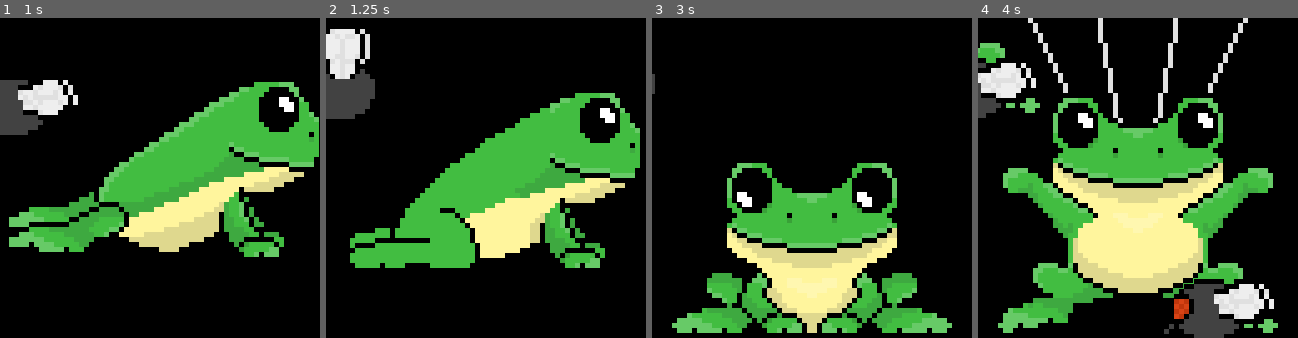
Above: before the commit, frames 1-4 (left to right).
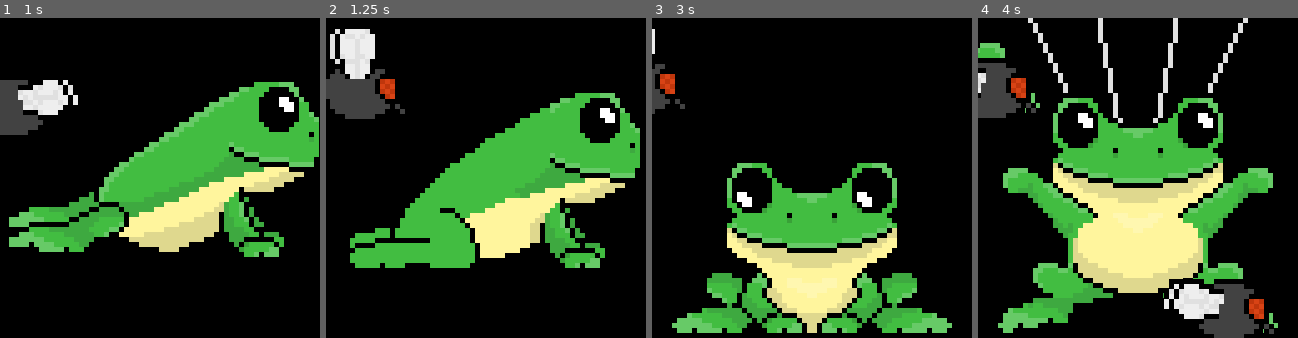
Above: after the commit, the same moments.

Repository: k4444th/Desktop-Frog
Game: Godot game, scene res://scenes/main.tscn
Same seed, same stepped clock (60 frames per second), same inputs: the game is played once before the commit and once after it.
Inputs (mouse positions are in pixels of both pictures, inside the frame that each line leads up to):
- Up to frame 1 (1 s): move the mouse to (230, 162) at 0.52 s; click (230, 162) at 0.67 s
- Up to frame 2 (1.25 s): no input
- Up to frame 3 (3 s): drag from (748, 194) to (796, 242) at 1.27 s; move the mouse to (844, 107) at 2.02 s; click (844, 107) at 2.17 s; drag from (796, 242) to (716, 130) at 2.77 s
- Up to frame 4 (4 s): move the mouse to (1234, 226) at 3.52 s; click (1234, 226) at 3.67 s

Frame 1 is identical in both runs. In frame 2, 2.1% of the frame differs, in the area x 0-25%, y 3-32%; in frame 3, 0.7%; in frame 4, 6.2%, in the area x 0-93%, y 12-100%.

Commit message:
Flip fly depending on movement direction

Diff:
--- a/scripts/fly.gd
+++ b/scripts/fly.gd
@@ -62,6 +62,15 @@
 	moveTime = 0.0
 	state = State.FLYING
 
+	if position.x < targetPosition.x:
+		bodyNode.flip_h = true
+		eyeNode.flip_h = true
+		eyeNode.position.x = 19.5
+	else:
+		bodyNode.flip_h = false
+		eyeNode.flip_h = false
+		eyeNode.position.x = 4.5
+
 func pickNewJitterTarget():
 	var randomOffset = Vector2(
 		randf_range(-jitterDistance, jitterDistance),
@@ -69,6 +78,15 @@
 	)
 
 	targetPosition = position + randomOffset
+
+	if position.x < targetPosition.x:
+		bodyNode.flip_h = true
+		eyeNode.flip_h = true
+		eyeNode.position.x = 19.5
+	else:
+		bodyNode.flip_h = false
+		eyeNode.flip_h = false
+		eyeNode.position.x = 4.5
 
 func _on_blink_timer_timeout() -> void:
 	eyeNode.play("blink")
